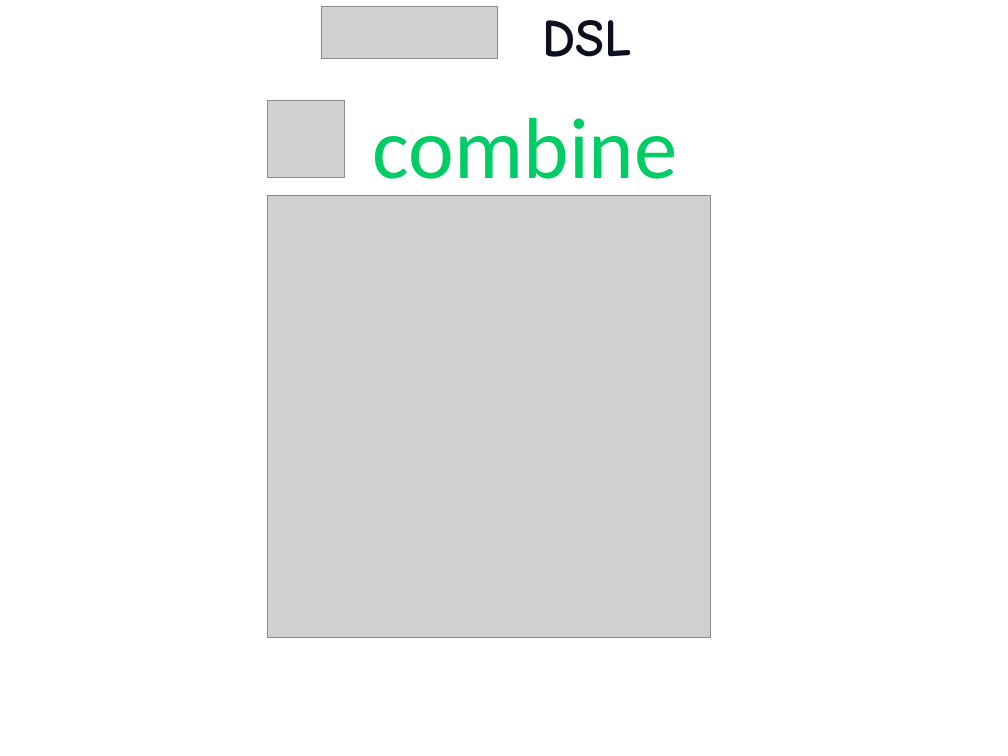
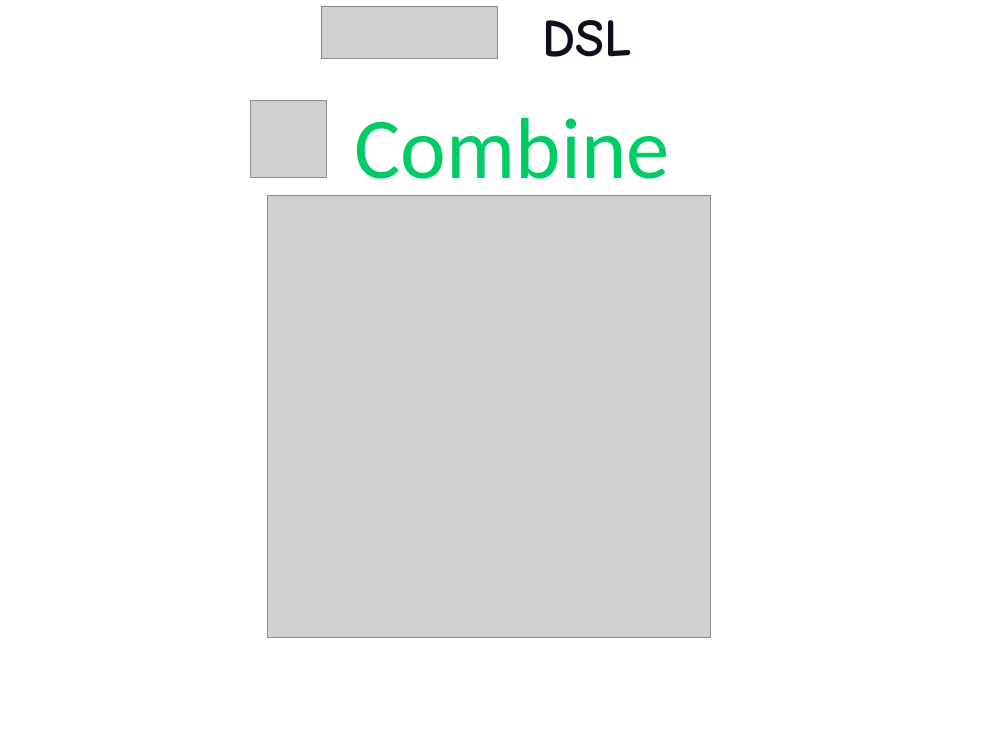
Before and after one commit to etorreborre/oscon-2010, a slide deck: slide 30 of src/main/resources/oscon_2010_specs.pptx. Drawn at 1008x756 pixels with LibreOffice and Linux fonts; fonts in the diff are those of the drawing; grey boxes stand for pictures; background and template pictures are left out. Boxes give left, top, right and bottom in pixels: in the first picture for what was removed or moved away, otherwise in the second. Text is boxed around its words. In the diff, an @@ line names an element or a change of style, - is before the commit and + after.

```diff
--- a/src/main/resources/oscon_2010_specs.pptx
+++ b/src/main/resources/oscon_2010_specs.pptx
@@ picture: place and size @@
-picture at bbox=[268, 101, 345, 177]
+picture at bbox=[250, 101, 327, 177]
@@ text at bbox=[355, 118, 670, 199]: text changed @@
-combine
+Combine
```
Also in this commit, not shown: 13 other slides changed, 1 slide added.
